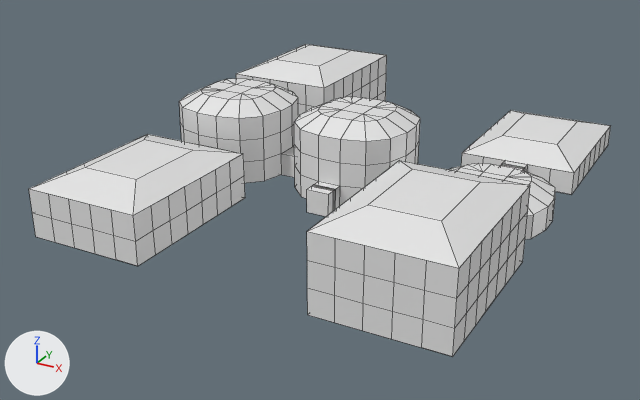
What one commit did to the FBX model Assets/Models/temple_of_the_void_oracle.fbx.
Camera for both pictures: a 50 mm lens placed at (16.4, -28.6, 15.0), pointed at (-0.7, 2.4, -0.5). Every picture has the same lights, and +X, +Y and +Z are marked at lower left. Mesh edges are drawn as thin lines. Vertices at the same position are counted once.

Script lines for the objects in view, before the commit:
```python
ob_room_0_0 = bpy.data.objects.new('Room_0_0', me_plane_264)
ob_room_0_0.location = (0.5, 0.5, 0.0)
ob_room__3_3 = bpy.data.objects.new('Room_-3_3', me_plane_273)
ob_room__3_3.location = (-2.5, 3.5, 0.0)
ob_room__8_1 = bpy.data.objects.new('Room_-8_1', me_circlequadrant_008)
ob_room__8_1.location = (0.0, 0.0, 0.0)
ob_room__8_7 = bpy.data.objects.new('Room_-8_7', me_plane_145)
ob_room__8_7.location = (-5.5, 10.5, 0.0)
ob_room__8__7 = bpy.data.objects.new('Room_-8_-7', me_plane_216)
ob_room__8__7.location = (-5.5, -3.5, 0.0)
# me_plane_273
# before: 0 (-0.5, -0.5, 0.0) at pixel (281, 174), 1 (0.5, -0.5, 0.0), 2 (-0.5, 0.5, 0.0), 3 (0.5, 0.5, 0.0), 4 (-0.5, -0.5, 0.0) at pixel (281, 174)
# before: 5 (0.5, -0.5, 0.0), 6 (-0.5, -0.5, 1.0) at pixel (281, 153), 7 (0.5, -0.5, 1.0), 8 (-0.5, 0.5, 1.0) at pixel (292, 146), 9 (0.5, 0.5, 1.0)
# before: 10 (-0.5, 0.5, 1.0) at pixel (292, 146), 11 (0.5, 0.5, 1.0)
# also in view: 'Room_4_-7' at (6.5, -3.5, 1.8); 'Room_-2_1' at (0.5, 3.5, 1.8); 'Room_4_1' at (6.5, 3.5, 0.8); 'Room_4_7' at (6.5, 10.5, 0.8)
```
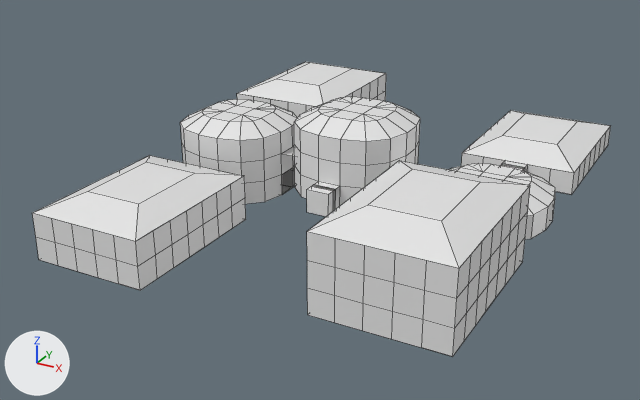
Where the newer file only moved an object's origin or applied its transform, the numbers keep the older frame.

Location of each change, [x1, y1, x2, y2] in pixels of the pictures (640 x 400 px):
```json
{"object": "Room_-8_-7", "change": "moved", "before": [29, 134, 245, 266], "after": [32, 155, 246, 290]}
{"object": "Room_-8_1", "change": "mesh moved", "before": [179, 79, 298, 183], "after": [180, 99, 297, 204]}
{"object": "Room_-8_7", "change": "moved", "before": [236, 44, 387, 116], "after": [237, 62, 386, 118]}
{"object": "Room_-3_3", "change": "reshaped", "before": [281, 147, 295, 177], "after": [282, 147, 295, 193], "on screen": "7% narrower, 52% taller"}
```

Scene script edits in JSON lines:
```json
{"block": "me_plane_273", "where": "me_plane_273.from_pydata(...)  # 12 vertices, 4 faces; spans x -0.5..0.5, y -0.5..0.5, z 0.0..1.0"}
{"block": "me_plane_273", "where": "# used by ob_room__3_3; location = (-2.5, 3.5, 0.0)"}
{"block": "me_plane_273", "where": "# verts and faces of me_plane_273; kept vertices keep their numbers, new ones are numbered from 12"}
{"block": "me_plane_273", "change": "me_plane_273 part 2"}
{"op": "add", "block": "me_plane_273", "code": "delete_vertices([0, 2, 4, 5, 10, 11])  # with the faces that use them"}
{"op": "add", "block": "me_plane_273", "code": "verts[12] = (-0.5, -0.5, -1.0)  # pixel (282, 194)"}
{"op": "add", "block": "me_plane_273", "code": "verts[13] = (-0.5, 0.5, -1.0)  # pixel (293, 187)"}
{"op": "add", "block": "me_plane_273", "code": "faces += [(1, 3, 13, 12)]  # mat_floormaterial (white #e7e7e7)"}
{"op": "add", "block": "me_plane_273", "code": "faces += [(6, 8, 9, 7)]  # mat_ceilingmaterial (white #e7e7e7)"}
{"op": "remove", "block": "me_plane_273", "code": "me_plane_273.materials.append(mat_wallmaterial)  # white #e7e7e7"}
{"block": "me_circlequadrant_008", "where": "me_circlequadrant_008.from_pydata(...)  # 100 vertices, 91 faces; spans x -8.0..-3.0, y 1.0..6.0, z 0.0..3.5"}
{"block": "me_circlequadrant_008", "where": "# used by ob_room__8_1; location = (0.0, 0.0, 0.0)"}
{"block": "me_circlequadrant_008", "change": "me_circlequadrant_008 part 1: the whole mesh is moved by (0.0, 0.0, -1.0)"}
{"op": "set", "path": "ob_room__8__7.location", "old": "(-5.5, -3.5, 0.0)", "new": "(-5.5, -3.5, -1.0)"}
{"op": "set", "path": "ob_room__8_7.location", "old": "(-5.5, 10.5, 0.0)", "new": "(-5.5, 10.5, -1.0)"}
```
